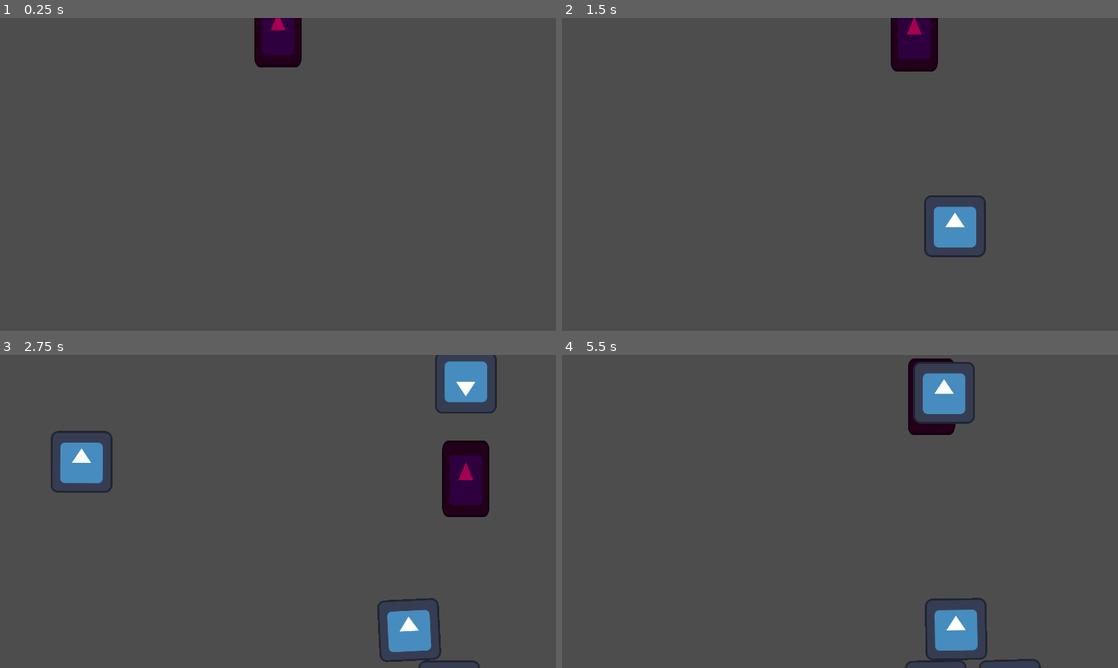
Above: before the commit, frames 1-4 (two rows, left to right).
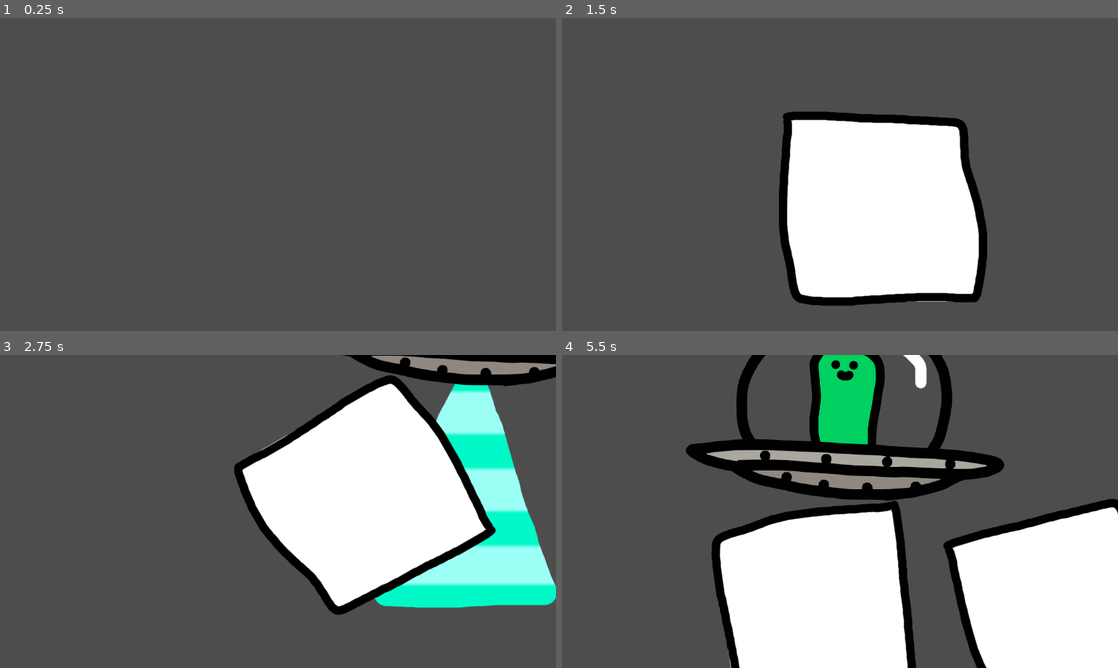
Above: after the commit, the same moments.

Repository: kilmanio/gamejam2024
Game: Godot game, scene res://gametest.tscn
Two runs of this game, one before a commit and one after it. Both use one fixed random seed, a clock stepped at 60 frames per second and the inputs below. The engine's default icon, where the game draws it, is replaced by a stand-in: a white triangle on a blue panel in a dark square.
Inputs:
- Up to frame 1 (0.25 s): no input
- Up to frame 2 (1.5 s): tap Enter at 0.5 s; hold Right (ui_right) 0.53-1.28 s; hold Insert (ui_text_toggle_insert_mode) 0.53-1.28 s; tap Space (ui_select) at 0.77, 0.8, 1.07, 1.35 s; hold Down (ui_down) from 1.28 s (still down)
- Up to frame 3 (2.75 s): tap Space (ui_select) at 1.52, 1.82, 2.3 s; tap Insert (ui_text_toggle_insert_mode) at 1.55 s; release Down (ui_down) at 2.03 s; hold Right (ui_right) from 2.03 s (still down); hold Insert (ui_text_toggle_insert_mode) from 2.03 s (still down)
- Up to frame 4 (5.5 s): release Right (ui_right) at 2.78 s; release Insert (ui_text_toggle_insert_mode) at 2.78 s; hold Up (ui_up) 2.78-3.53 s; tap Insert (ui_text_toggle_insert_mode) at 2.85, 4.35 s; tap Space (ui_select) at 3.02, 3.32, 4.52, 4.82, 5.3 s; hold Space (ui_select) 3.53-4.28 s; hold Left (ui_left) 3.53-5.03 s; hold Down (ui_down) from 5.03 s (still down); hold Insert (ui_text_toggle_insert_mode) from 5.03 s (still down)

The runs differ from the first frame. In frame 1, 1.3% of the frame differs, in the area x 45-55%, y 0-16%; in frame 2, 23%; in frame 3, 36%; in frame 4, 46%, in the area x 22-100%, y 0-100%.

Commit message:
Have beam work

Diff:
--- a/block.gd
+++ b/block.gd
@@ -5,20 +5,9 @@
 var active = true
 
 func _ready() -> void:
-	contact_monitor = true
-	max_contacts_reported = 1
-	set_continuous_collision_detection_mode(2)
-
-func handle_movement():
-	match [Input.is_action_pressed("ui_left"), Input.is_action_pressed("ui_right")]:
-		[true, false]: apply_force(Vector2(-SPEED, 0))
-		[false, true]: apply_force(Vector2(SPEED, 0))
+	#contact_monitor = true
+	#max_contacts_reported = 8
+	set_continuous_collision_detection_mode(0)
 
 func _physics_process(delta: float) -> void:
-	if active:
-		handle_movement()
-
-
-func _on_body_shape_entered(_body_rid: RID, _body: Node, _body_shape_index: int, _local_shape_index: int) -> void:
-	active = false
-	set_continuous_collision_detection_mode(0)
+	pass
--- a/block.tscn
+++ b/block.tscn
@@ -1,19 +1,14 @@
-[gd_scene load_steps=4 format=3 uid="uid://byjfdv0upj5gs"]
+[gd_scene load_steps=3 format=3 uid="uid://byjfdv0upj5gs"]
 
 [ext_resource type="Script" path="res://block.gd" id="1_y510p"]
-[ext_resource type="Texture2D" uid="uid://uucqdppc5qpk" path="res://icon.svg" id="2_tmrsl"]
-
-[sub_resource type="RectangleShape2D" id="RectangleShape2D_u4a1f"]
-size = Vector2(127, 128)
+[ext_resource type="Texture2D" uid="uid://dfu2j5kjyrmqt" path="res://graphics/objects/block1.png" id="2_mgmfs"]
 
 [node name="root" type="RigidBody2D"]
+can_sleep = false
 script = ExtResource("1_y510p")
 
-[node name="CollisionShape2D" type="CollisionShape2D" parent="."]
-position = Vector2(0.5, 0)
-shape = SubResource("RectangleShape2D_u4a1f")
+[node name="Sprite2D" type="Sprite2D" parent="."]
+texture = ExtResource("2_mgmfs")
 
-[node name="Sprite2D" type="Sprite2D" parent="."]
-texture = ExtResource("2_tmrsl")
-
-[connection signal="body_shape_entered" from="." to="." method="_on_body_shape_entered"]
+[node name="CollisionPolygon2D" type="CollisionPolygon2D" parent="."]
+polygon = PackedVector2Array(-190, -176, 185, -166, 203, -41, 233, 86, 216, 216, 67, 218, -132, 226, -173, 212, -203, 69)
--- a/game.gd
+++ b/game.gd
@@ -19,6 +19,6 @@
 func spawn_block():
 	var object = scene_to_instance.instantiate()
 	object.position = $ship.position
-	object.position.y += 200
+	object.position.y += 400
 	call_deferred("add_child",object)
 	timeout = 1
--- a/scenes/player_gfx.tscn
+++ b/scenes/player_gfx.tscn
@@ -212,6 +212,33 @@
 shader_parameter/dissolve_value = 1.0
 shader_parameter/mask_texture = SubResource("GradientTexture2D_nxtec")
 shader_parameter/dissolve_texture = SubResource("GradientTexture2D_jhmh4")
+
+[sub_resource type="Animation" id="Animation_vopkv"]
+length = 0.001
+tracks/0/type = "value"
+tracks/0/imported = false
+tracks/0/enabled = true
+tracks/0/path = NodePath("TractorBeam:position")
+tracks/0/interp = 1
+tracks/0/loop_wrap = true
+tracks/0/keys = {
+"times": PackedFloat32Array(0),
+"transitions": PackedFloat32Array(1),
+"update": 0,
+"values": [Vector2(0, 278)]
+}
+tracks/1/type = "value"
+tracks/1/imported = false
+tracks/1/enabled = true
+tracks/1/path = NodePath("TractorBeam:scale")
+tracks/1/interp = 1
+tracks/1/loop_wrap = true
+tracks/1/keys = {
+"times": PackedFloat32Array(0),
+"transitions": PackedFloat32Array(1),
+"update": 0,
+"values": [Vector2(1, 1)]
+}
 
 [sub_resource type="Animation" id="Animation_s1kby"]
 resource_name = "tractor_bounce"
@@ -241,33 +268,6 @@
 "values": [Vector2(1, 1), Vector2(1, 1.15234), Vector2(1, 0.765625), Vector2(1, 1)]
 }
 
-[sub_resource type="Animation" id="Animation_vopkv"]
-length = 0.001
-tracks/0/type = "value"
-tracks/0/imported = false
-tracks/0/enabled = true
-tracks/0/path = NodePath("TractorBeam:position")
-tracks/0/interp = 1
-tracks/0/loop_wrap = true
-tracks/0/keys = {
-"times": PackedFloat32Array(0),
-"transitions": PackedFloat32Array(1),
-"update": 0,
-"values": [Vector2(0, 278)]
-}
-tracks/1/type = "value"
-tracks/1/imported = false
-tracks/1/enabled = true
-tracks/1/path = NodePath("TractorBeam:scale")
-tracks/1/interp = 1
-tracks/1/loop_wrap = true
-tracks/1/keys = {
-"times": PackedFloat32Array(0),
-"transitions": PackedFloat32Array(1),
-"update": 0,
-"values": [Vector2(1, 1)]
-}
-
 [sub_resource type="AnimationLibrary" id="AnimationLibrary_7h2tg"]
 _data = {
 "RESET": SubResource("Animation_vopkv"),
--- a/ship.gd
+++ b/ship.gd
@@ -5,6 +5,8 @@
 
 # Called when the node enters the scene tree for the first time.
 func _ready() -> void:
+	$PlayerGFX/TractorBeam.visible = false
+	$Beam.gravity_space_override = false
 	lock_rotation = true
 	contact_monitor = true
 	max_contacts_reported = 1
@@ -23,7 +25,15 @@
 
 func handle_beam():
 	if Input.is_action_pressed("ui_select") && timeout <= 0:
-		beam = !beam
+		if beam:
+			$PlayerGFX/TractorBeam.visible = false
+			$Beam.gravity_space_override = false
+			beam = false
+		else:
+			$PlayerGFX/TractorBeam.visible = true
+			$Beam.gravity_space_override = true
+			beam = true
+
 		timeout = 0.5
 
 # Called every frame. 'delta' is the elapsed time since the previous frame.
@@ -32,9 +42,3 @@
 
 	handle_movement()
 	handle_beam()
-
-
-func _on_beam_body_entered(body: Node2D) -> void:
-	if beam:
-		var direction = Vector2(($Beam.position.x - body.position.x)*1000, ($Beam.position.y - body.position.y)*1000)
-		body.apply_force(direction)
--- a/ship.tscn
+++ b/ship.tscn
@@ -1,35 +1,27 @@
-[gd_scene load_steps=5 format=3 uid="uid://crsojgydks7ji"]
+[gd_scene load_steps=4 format=3 uid="uid://crsojgydks7ji"]
 
 [ext_resource type="Script" path="res://ship.gd" id="1_h6koc"]
-[ext_resource type="Texture2D" uid="uid://uucqdppc5qpk" path="res://icon.svg" id="2_jvr85"]
-
-[sub_resource type="RectangleShape2D" id="RectangleShape2D_ktt6w"]
-size = Vector2(128, 128)
+[ext_resource type="PackedScene" uid="uid://d0rjstwyyqvrc" path="res://scenes/player_gfx.tscn" id="2_uqekn"]
 
 [sub_resource type="CapsuleShape2D" id="CapsuleShape2D_b6v5g"]
-radius = 49.0
-height = 158.0
+radius = 174.0
+height = 506.0
 
 [node name="Ship" type="RigidBody2D"]
 script = ExtResource("1_h6koc")
 
-[node name="Sprite2D" type="Sprite2D" parent="."]
-texture = ExtResource("2_jvr85")
-flip_v = true
-
-[node name="CollisionShape2D" type="CollisionShape2D" parent="."]
-shape = SubResource("RectangleShape2D_ktt6w")
+[node name="PlayerGFX" parent="." instance=ExtResource("2_uqekn")]
 
 [node name="Beam" type="Area2D" parent="."]
+position = Vector2(0, 336)
+gravity_space_override = 3
+gravity_point = true
+gravity_point_center = Vector2(0, 0)
+gravity_direction = Vector2(0, 0)
+gravity = 1200.0
 
 [node name="CollisionShape2D" type="CollisionShape2D" parent="Beam"]
-position = Vector2(0, 200)
 shape = SubResource("CapsuleShape2D_b6v5g")
 
-[node name="Sprite2D" type="Sprite2D" parent="Beam"]
-modulate = Color(0.647659, 0, 0.317458, 1)
-position = Vector2(0, 199)
-scale = Vector2(0.765625, 1.23438)
-texture = ExtResource("2_jvr85")
-
-[connection signal="body_entered" from="Beam" to="." method="_on_beam_body_entered"]
+[node name="CollisionPolygon2D" type="CollisionPolygon2D" parent="."]
+polygon = PackedVector2Array(-234, -118, -223, -197, -199, -241, -150, -293, -107, -316, -47, -327, 41, -327, 101, -315, 154, -287, 187, -261, 214, -208, 226, -117, 333, -18, 307, 10, 110, 60, -60, 52, -225, 13, -346, -44)
